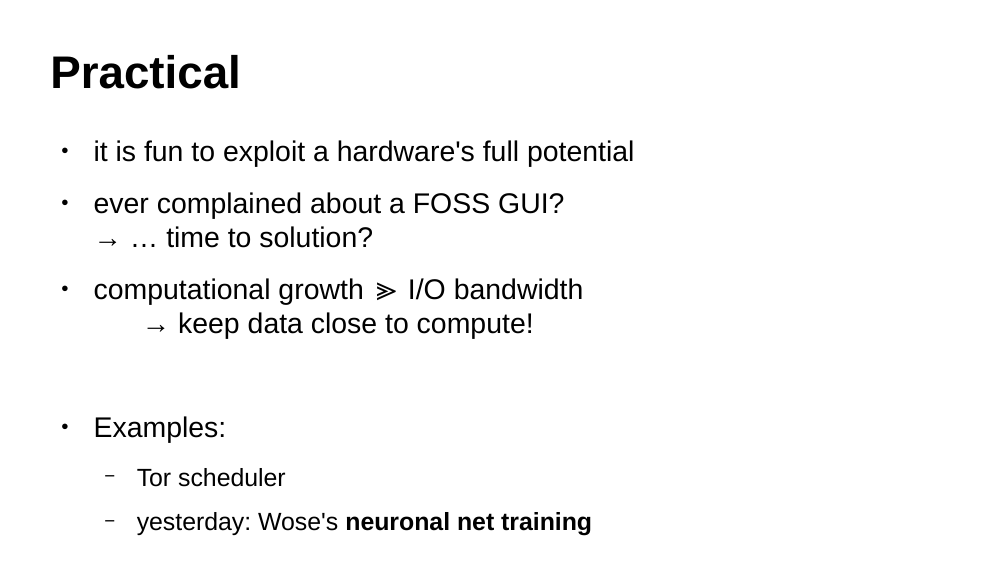
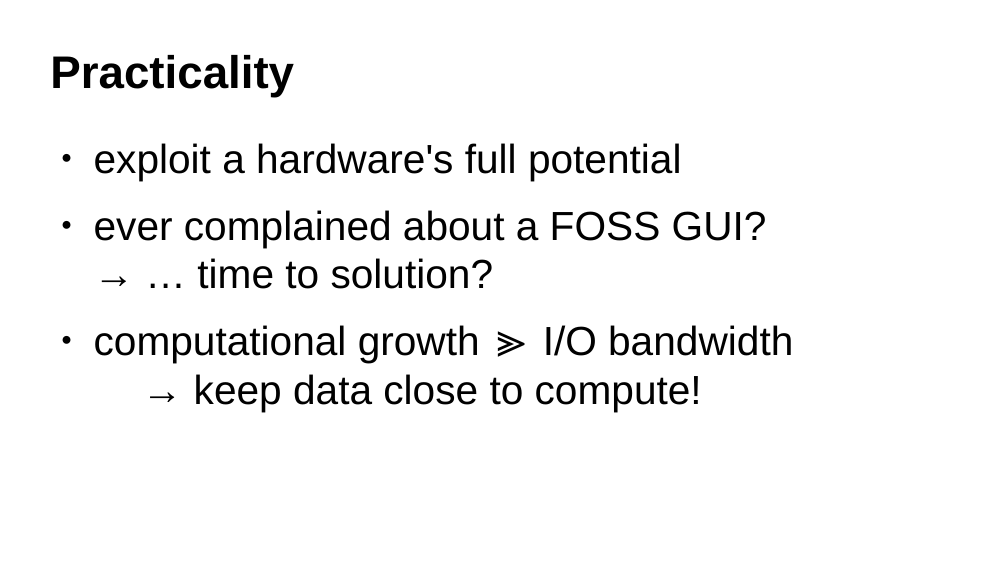
Before and after one commit to ax3l/datenspuren_2016, a slide deck: slide 10 of Slides.odp. Drawn at 1008x567 pixels with LibreOffice and Linux fonts; fonts in the diff are those of the drawing; background and template pictures are left out. Boxes give left, top, right and bottom in pixels: in the first picture for what was removed or moved away, otherwise in the second. Text is boxed around its words. In the diff, an @@ line names an element or a change of style, - is before the commit and + after.

```diff
--- a/Slides.odp
+++ b/Slides.odp
@@ title at (x1=50, y1=55, x2=294, y2=97): text changed @@
-Practical
+Practicality
@@ text at (x1=94, y1=143, x2=682, y2=181): text changed; size 22.4 to 32 pt @@
-● it is fun to exploit a hardware's full potential
+● exploit a hardware's full potential
@@ text at (x1=94, y1=210, x2=793, y2=412): size 22.4 to 32 pt in "ever complained about a FOSS GUI? → ...", "computational growth ≫ I/O bandwidth → keep ..." @@
@@ text at (x1=94, y1=416, x2=592, y2=536): paragraphs removed @@
-● Examples:
-  − Tor scheduler
-  − yesterday: Wose's neuronal net training
```
Also in this commit, not shown: 6 other slides changed, 21 slides added, 1 slide removed.
